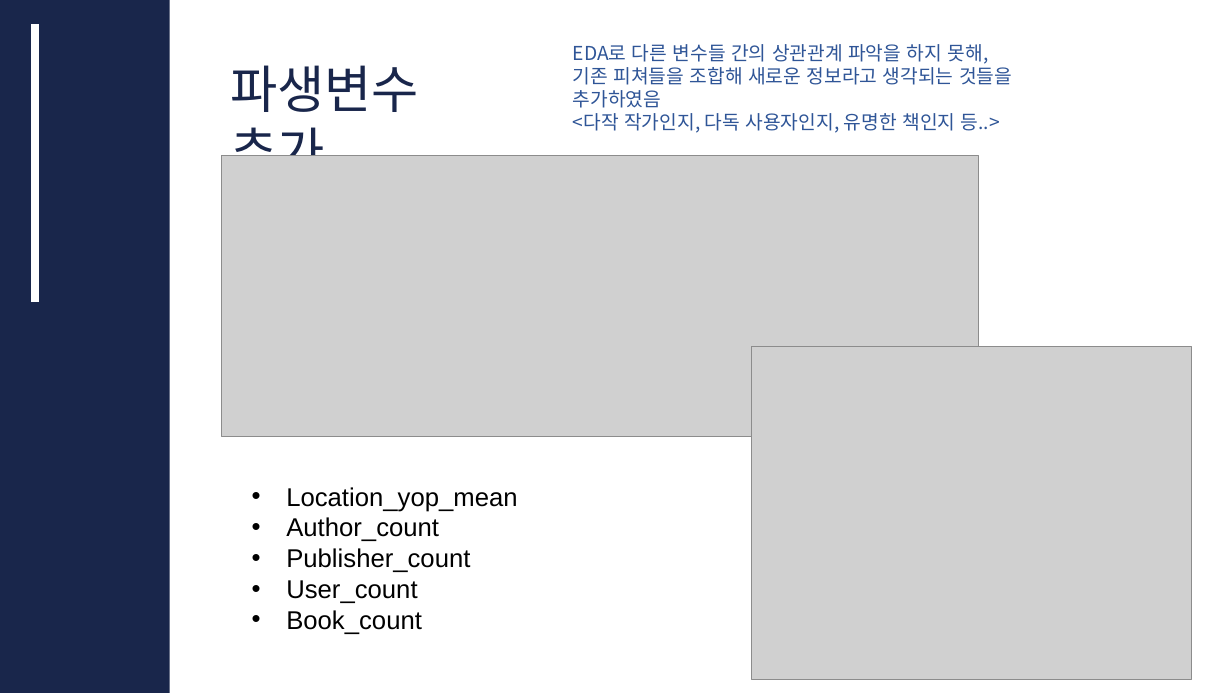
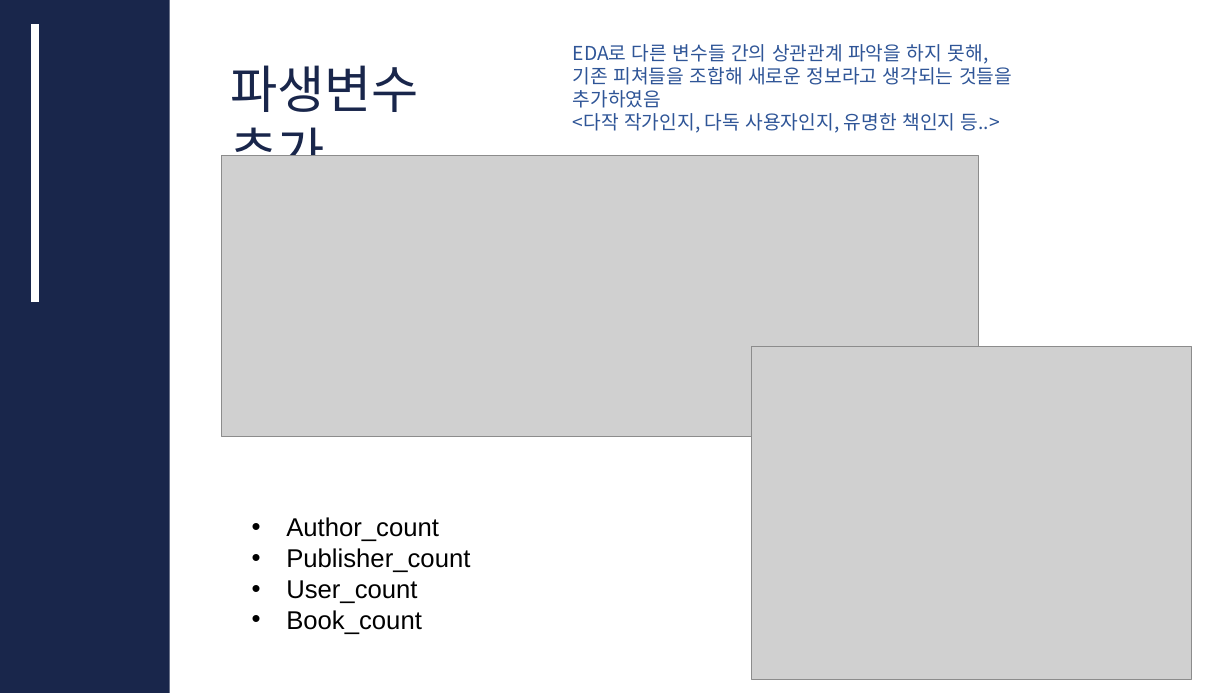
Before and after one commit to CUAI-CAU/2023-2_Project_DA_Team1, a slide deck: slide 18 of CUAI_DAT1 .pptx. Drawn at 1232x693 pixels with LibreOffice and Linux fonts; fonts in the diff are those of the drawing; grey boxes stand for pictures; background and template pictures are left out. Boxes give left, top, right and bottom in pixels: in the first picture for what was removed or moved away, otherwise in the second. Text is boxed around its words. In the diff, an @@ line names an element or a change of style, - is before the commit and + after.

```diff
--- a/CUAI_DAT1 .pptx
+++ b/CUAI_DAT1 .pptx
@@ text at (286, 487, 517, 512): paragraph removed @@
-• Location_yop_mean
```
Also in this commit, not shown: 3 other slides changed.
